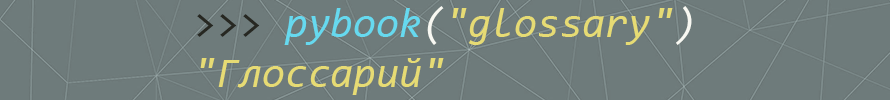
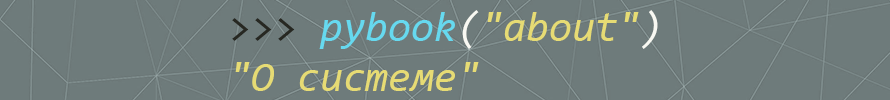
The second 890 × 100 image is a revision of the first. Changes to its layers:
painted on "text" over (197, 6, 692, 95)
